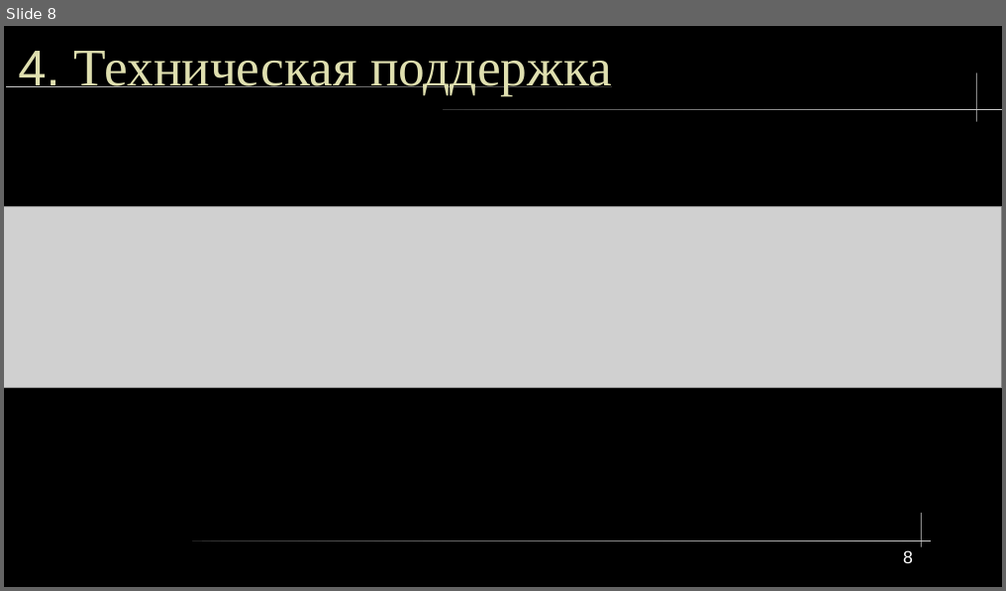
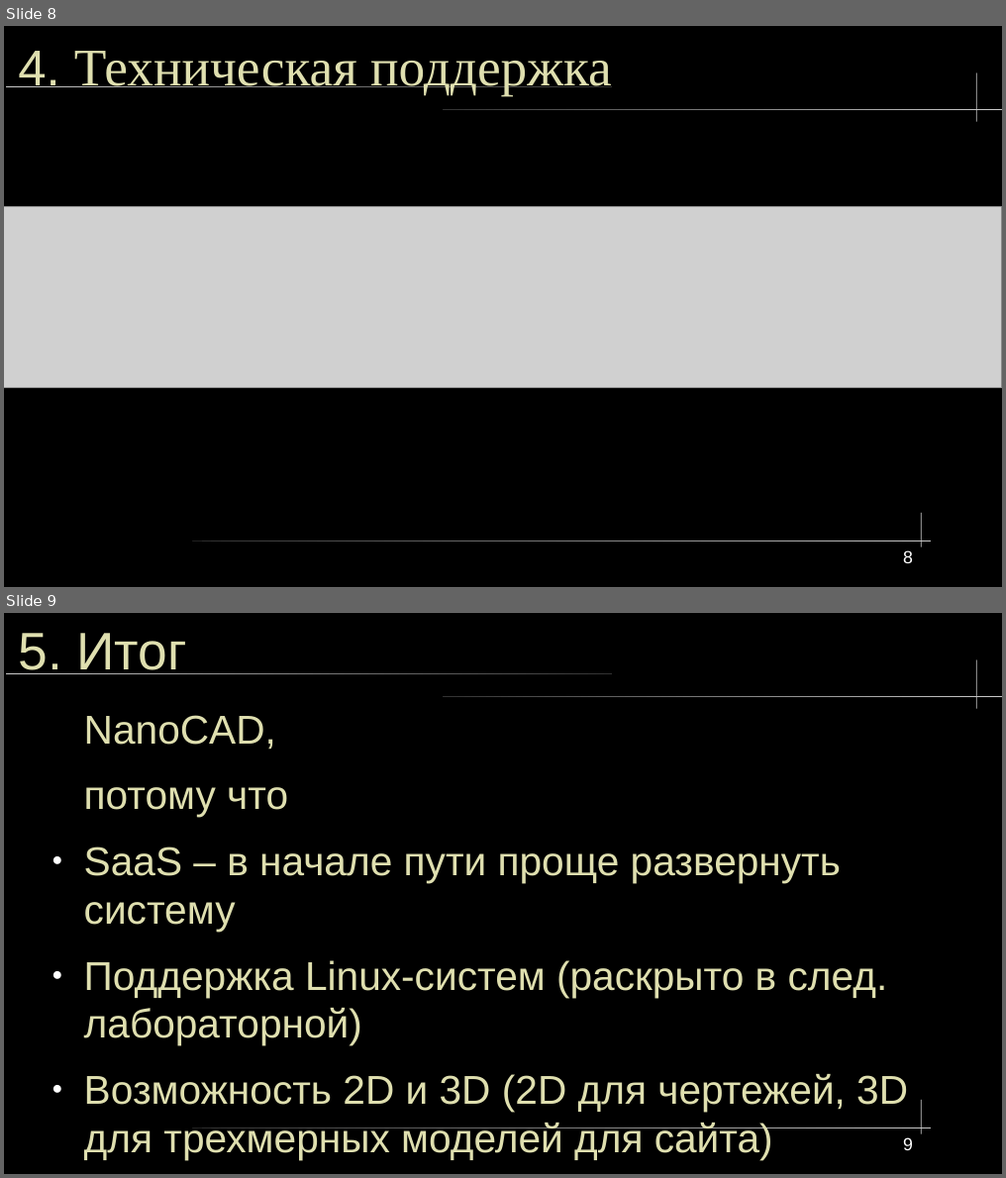
Before and after one commit to lxvevery1/LSTU_MAG, a slide deck: 5_1/BUSSINESS_IT_INFASTRUCTURE/3/ProjectOrg.odp. Shown one above the other, each under a label of ours: slide 8 before the commit, slides 8 and 9 after it. The pictures are 1006x591 and 1006x1178 pixels, drawn with LibreOffice and Linux fonts; fonts in the diff are those of the drawing; grey boxes stand for pictures. Boxes give left, top, right and bottom in pixels: in the first picture for what was removed or moved away, otherwise in the second. Text is boxed around its words. In the diff, an @@ line names an element or a change of style, - is before the commit and + after.

```diff
--- a/5_1/BUSSINESS_IT_INFASTRUCTURE/3/ProjectOrg.odp
+++ b/5_1/BUSSINESS_IT_INFASTRUCTURE/3/ProjectOrg.odp
@@ slide 9 added at (4,613,1002,1174), background #000000; not listed: 5 template elements that a slide beside it also shows @@
@@ title added at (18,633,187,674), 42 pt, text #DFDFAF @@
+5. Итог
@@ text added at (84,715,908,1160), 32 pt, text #DFDFAF @@
+NanoCAD,
+потому что
+● SaaS – в начале пути проще развернуть систему
+● Поддержка Linux-систем (раскрыто в след. лабораторной)
+● Возможность 2D и 3D (2D для чертежей, 3D для трехмерных моделей для сайта)
@@ page number added at (903,1138,913,1151), 14 pt, text #FFFFFF @@
+9
```
Also in this commit, not shown: 1 slide changed, 1 other slide added, 1 slide removed, 4 other files.
